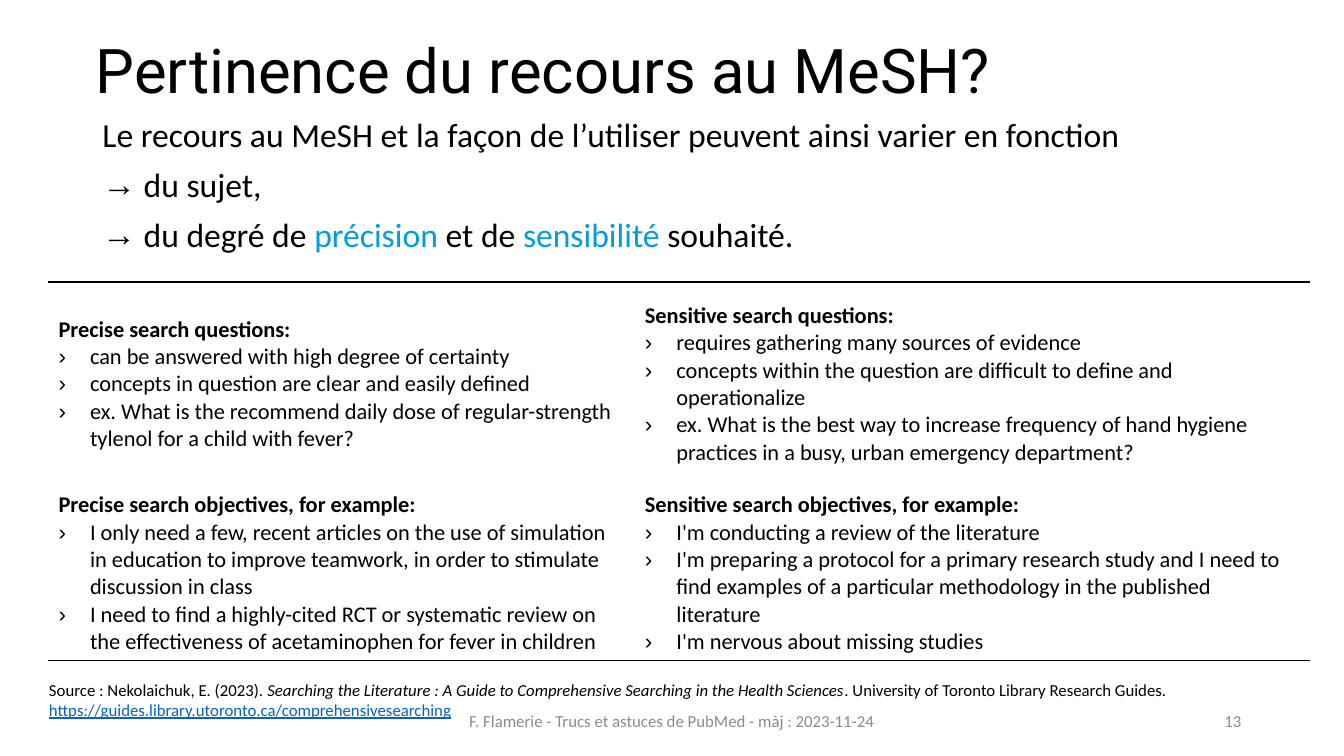
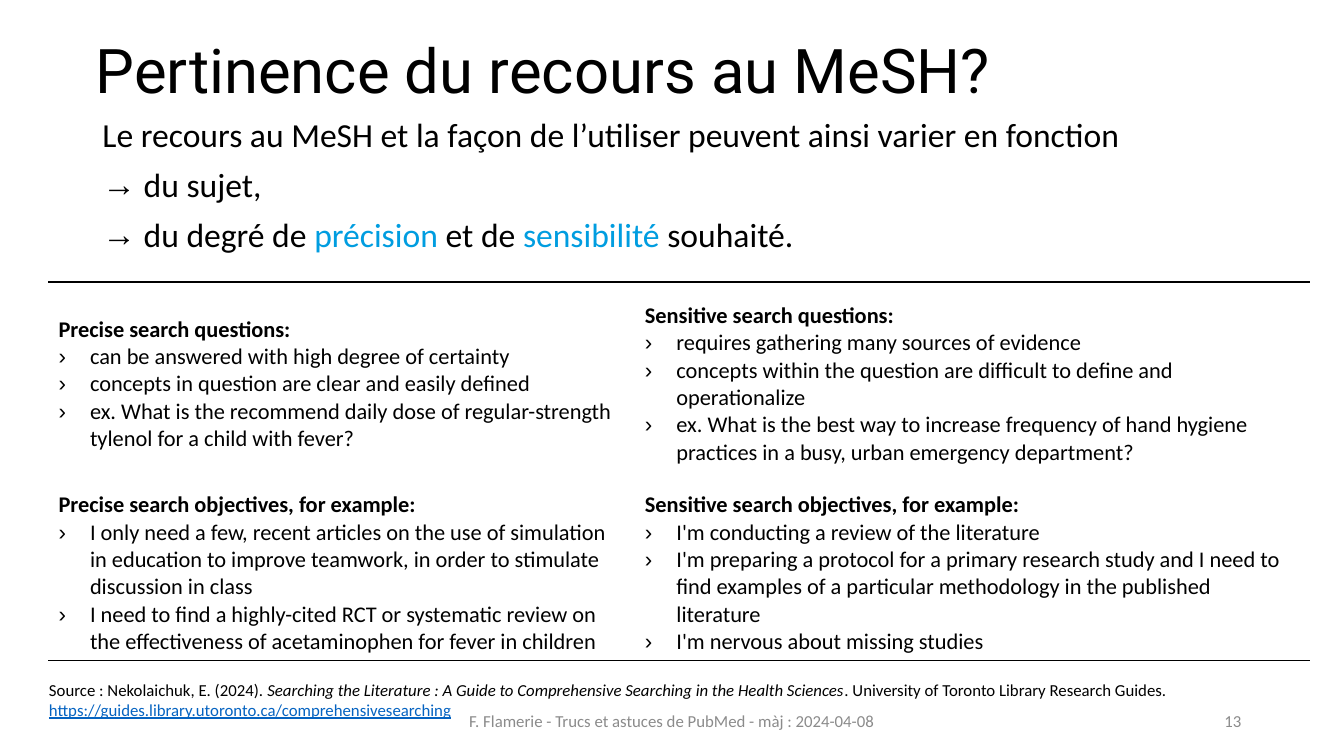
Before and after one commit to fflamerie/formbiblio, a slide deck: slide 13 of docs/module1-2_pubmed.pptx. Drawn at 1344x756 pixels with LibreOffice and Linux fonts; fonts in the diff are those of the drawing. Boxes give left, top, right and bottom in pixels: in the first picture for what was removed or moved away, otherwise in the second. Text is boxed around its words. In the diff, an @@ line names an element or a change of style, - is before the commit and + after.

```diff
--- a/docs/module1-2_pubmed.pptx
+++ b/docs/module1-2_pubmed.pptx
@@ text at (49, 684, 1166, 719): text changed @@
-Source : Nekolaichuk, E. (2023). Searching the Literature : A Guide to Comprehensive Searching in the Health Sciences. University of Toronto Library Research Guides. https://guides.library.utoronto.ca/comprehensivesearching
+Source : Nekolaichuk, E. (2024). Searching the Literature : A Guide to Comprehensive Searching in the Health Sciences. University of Toronto Library Research Guides. https://guides.library.utoronto.ca/comprehensivesearching
@@ text at (469, 715, 874, 730): text changed @@
-F. Flamerie - Trucs et astuces de PubMed - màj : 2023-11-24
+F. Flamerie - Trucs et astuces de PubMed - màj : 2024-04-08
```
Also in this commit, not shown: 35 other slides changed, 2 slides removed, 1 other file.
